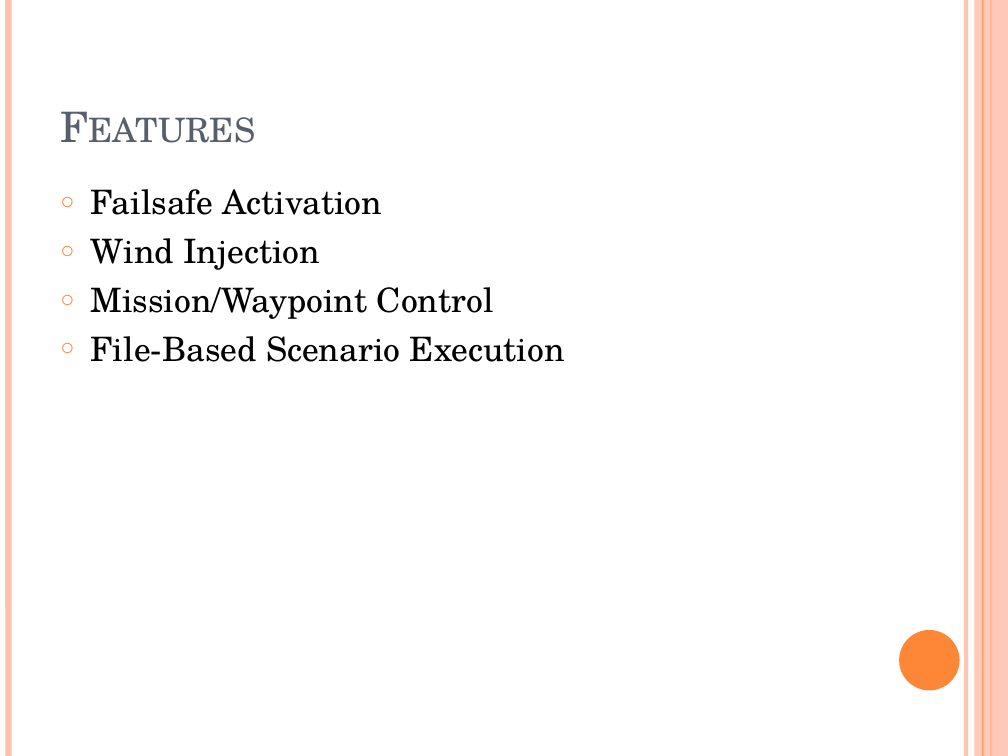
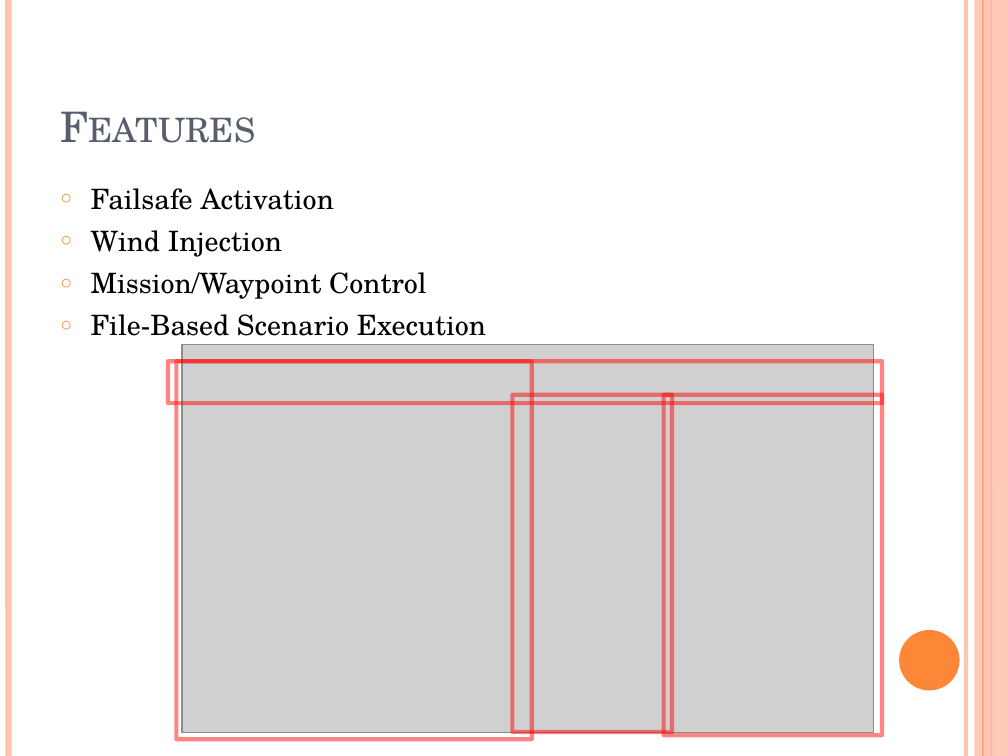
Before and after one commit to car-keys/Fault-Injector, a slide deck: slide 3 of FaultInjectorPresentation.pptx. Drawn at 1008x756 pixels with LibreOffice and Linux fonts; fonts in the diff are those of the drawing; grey boxes stand for pictures. Boxes give left, top, right and bottom in pixels: in the first picture for what was removed or moved away, otherwise in the second. Text is boxed around its words. In the diff, an @@ line names an element or a change of style, - is before the commit and + after.

```diff
--- a/FaultInjectorPresentation.pptx
+++ b/FaultInjectorPresentation.pptx
@@ text "Failsafe Activation" at <box>91,188,486,336</box>: size 24 to 20 pt @@
@@ picture added at <box>182,345,874,733</box> @@
@@ rectangle added at <box>168,361,882,403</box>, outline #FF0000 3 pt @@
@@ rectangle added at <box>176,361,532,739</box>, outline #FF0000 3 pt @@
@@ rectangle added at <box>512,395,671,733</box>, outline #FF0000 3 pt @@
@@ rectangle added at <box>663,395,882,736</box>, outline #FF0000 3 pt @@
```
Also in this commit, not shown: 2 other slides changed, 1 slide removed, 3 other files.
